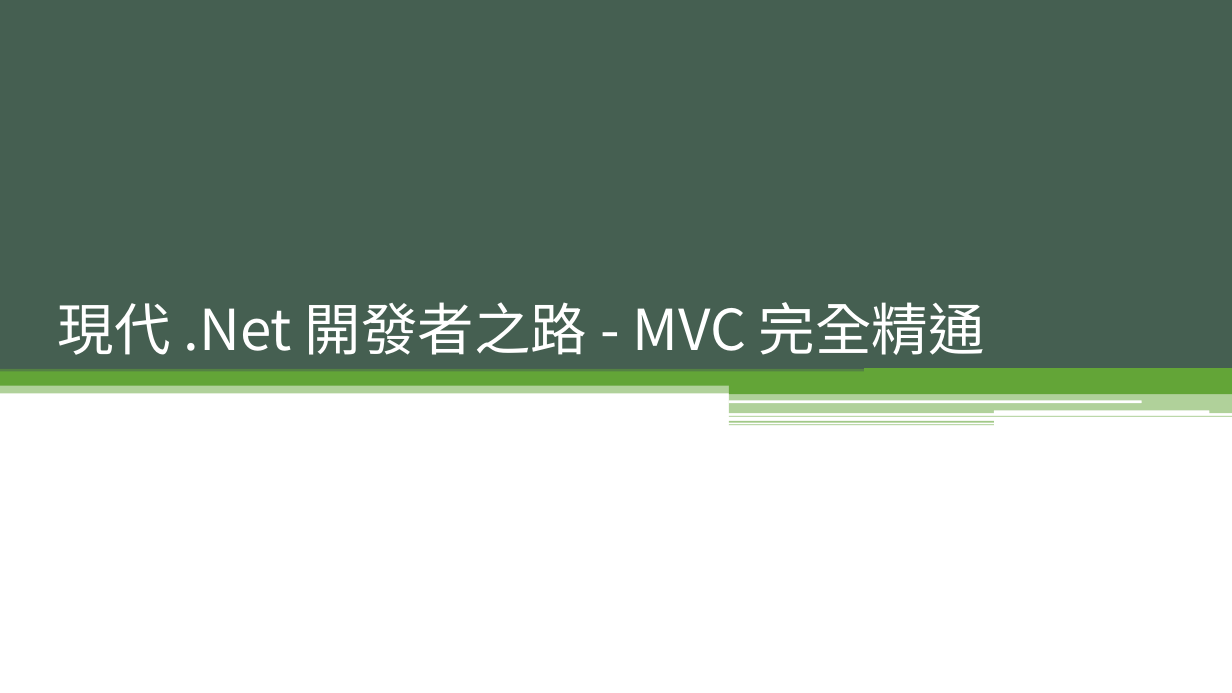
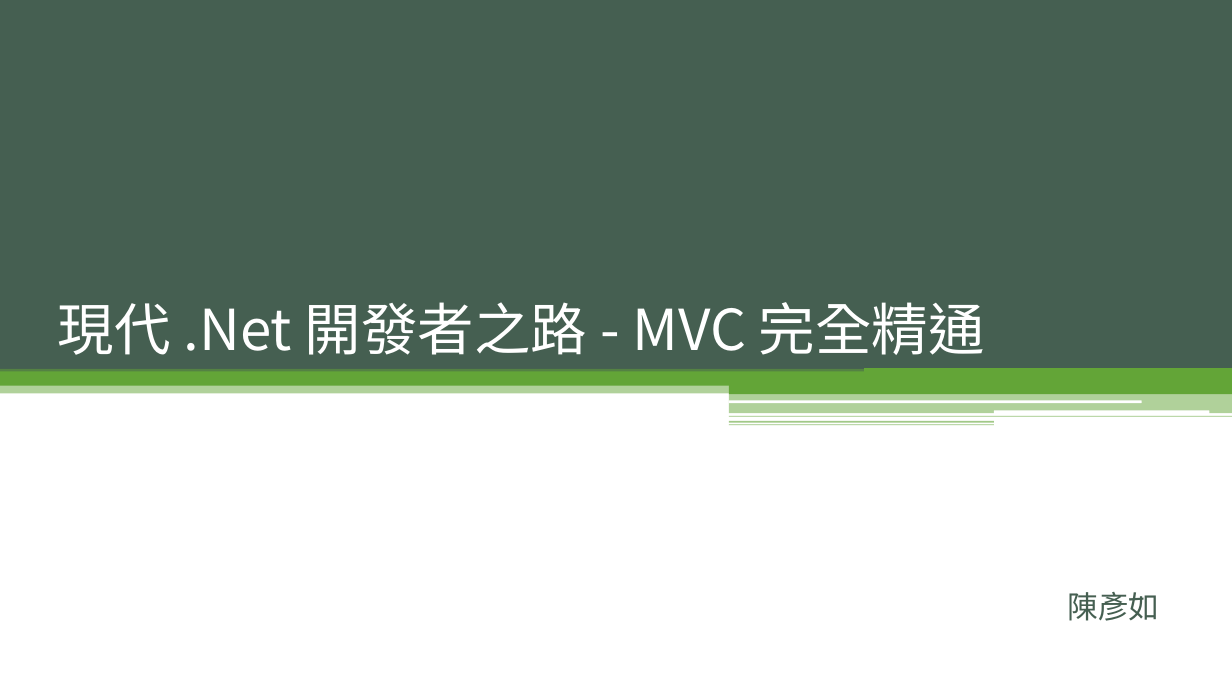
Before and after one commit to f85084/MVC, a slide deck: slide 1 of 現代 .Net 開發者之路 - MVC 完全精通.pptx. Drawn at 1232x693 pixels with LibreOffice and Linux fonts; fonts in the diff are those of the drawing. Boxes give left, top, right and bottom in pixels: in the first picture for what was removed or moved away, otherwise in the second. Text is boxed around its words. In the diff, an @@ line names an element or a change of style, - is before the commit and + after.

```diff
--- a/現代 .Net 開發者之路 - MVC 完全精通.pptx
+++ b/現代 .Net 開發者之路 - MVC 完全精通.pptx
@@ subtitle added at (1067, 592, 1159, 621), 24 pt, text #455F51 @@
+陳彥如
```
Also in this commit, not shown: 1 other slide changed, 1 slide added, 12 other files.
